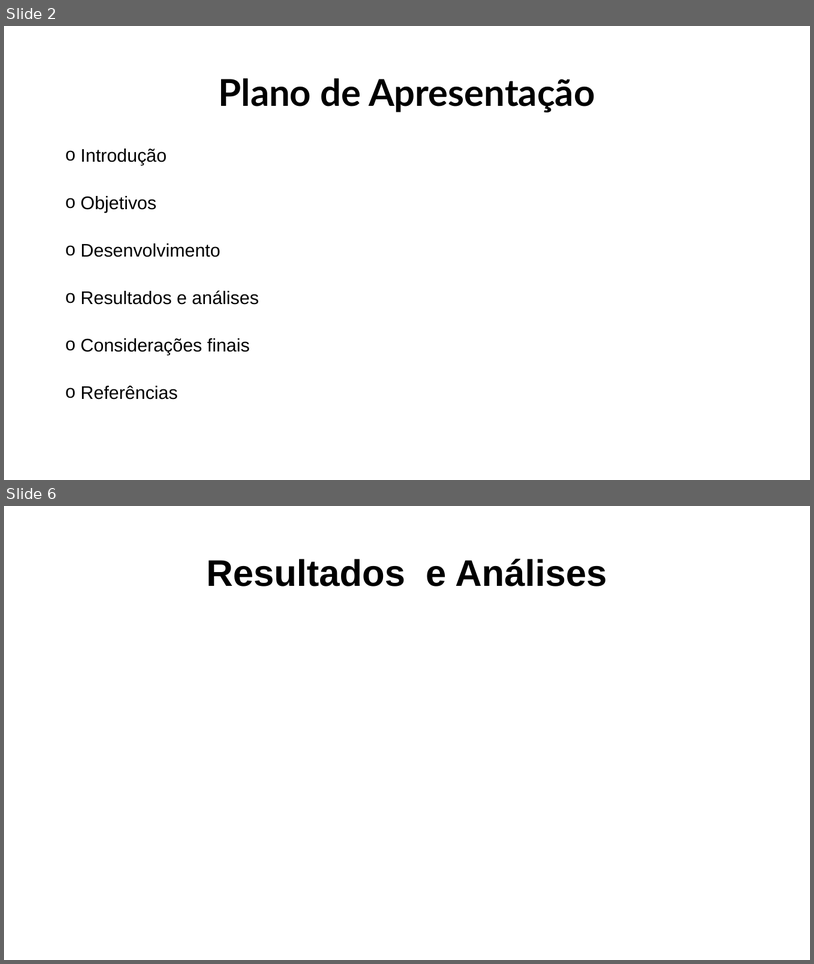
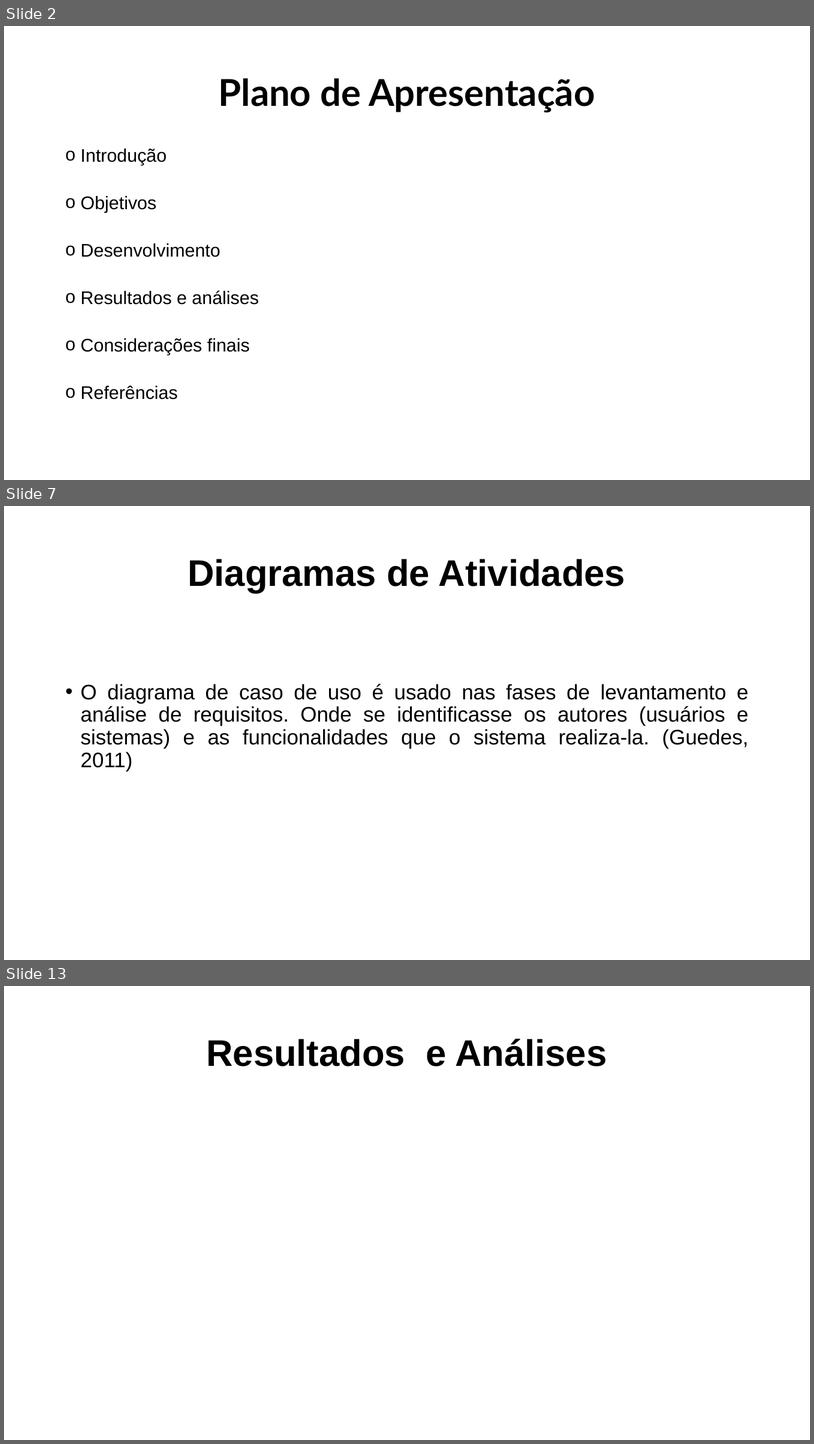
Before and after one commit to GianluccaCampana/Tcc, a slide deck: capa DVD/Modelo de Apresentacao CPS - ETEC ZL.pptx. Shown one above the other, each under a label of ours: slides 2 and 6 before the commit, slides 2, 7 and 13 after it; the slides between them are not shown. The pictures are 814x964 and 814x1444 pixels, drawn with LibreOffice and Linux fonts; fonts in the diff are those of the drawing; background and template pictures are left out. Boxes give left, top, right and bottom in pixels: in the first picture for what was removed or moved away, otherwise in the second. Text is boxed around its words. In the diff, an @@ line names an element or a change of style, - is before the commit and + after.

```diff
--- a/capa DVD/Modelo de Apresentacao CPS - ETEC ZL.pptx
+++ b/capa DVD/Modelo de Apresentacao CPS - ETEC ZL.pptx
@@ slide 7 added at <box>4,506,810,960</box>, background #FFFFFF @@
@@ title added at <box>188,559,626,593</box>, 44 pt, text #000000, bold @@
+Diagramas de Atividades
@@ text added at <box>81,684,749,771</box>, 25 pt, text #000000 @@
+• O diagrama de caso de uso é usado nas fases de levantamento e análise de requisitos. Onde se identificasse os autores (usuários e sistemas) e as funcionalidades que o sistema realiza-la. (Guedes, 2011)
@@ what was slide 6 is now slide 13 @@
```
Also in this commit, not shown: 1 slide changed, 11 other slides added, 5 slides removed, 6 other files.
